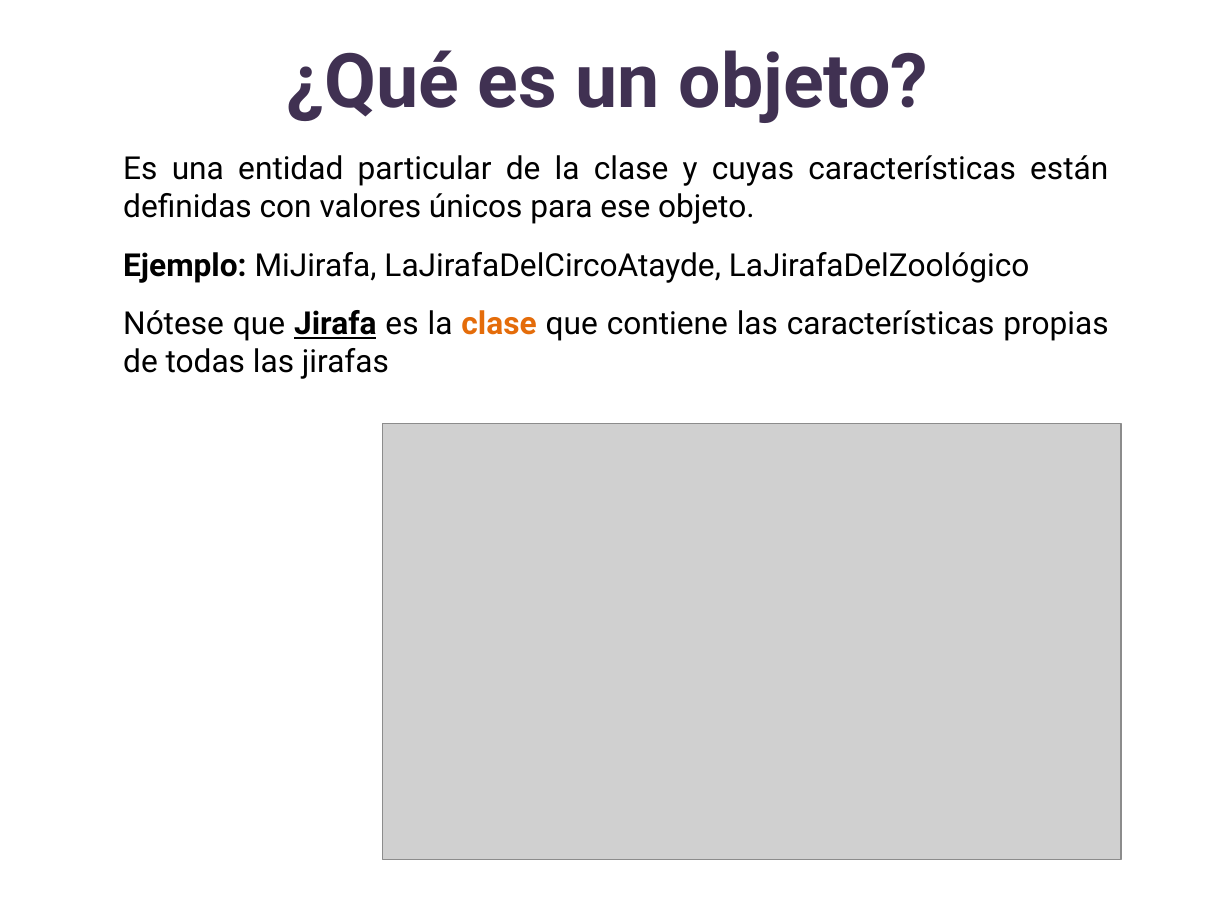
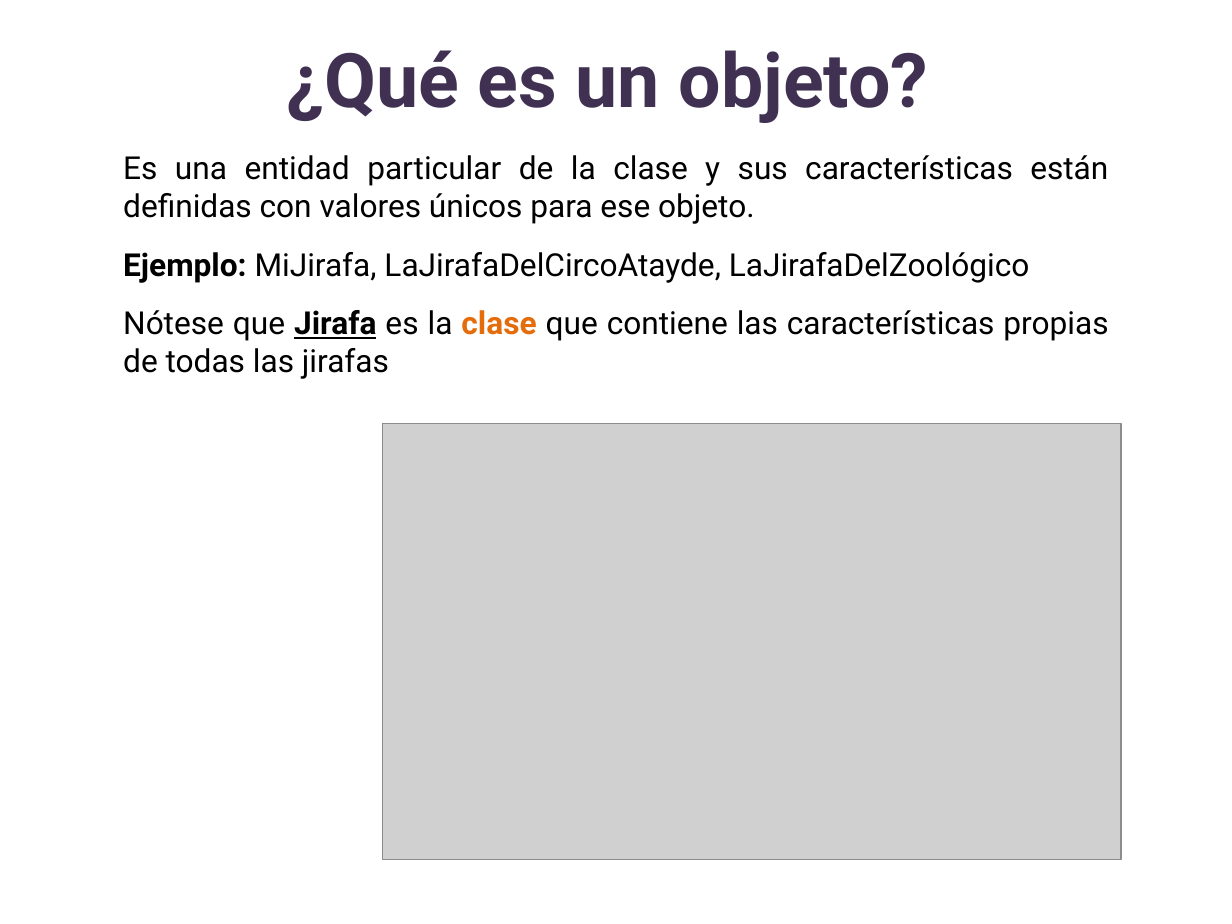
Before and after one commit to lizetheP/Analitica, a slide deck: slide 8 of Calendario2024/presentaciones/14_POO.pptx. Drawn at 1232x924 pixels with LibreOffice and Linux fonts; fonts in the diff are those of the drawing; grey boxes stand for pictures. Boxes give left, top, right and bottom in pixels: in the first picture for what was removed or moved away, otherwise in the second. Text is boxed around its words. In the diff, an @@ line names an element or a change of style, - is before the commit and + after.

```diff
--- a/Calendario2024/presentaciones/14_POO.pptx
+++ b/Calendario2024/presentaciones/14_POO.pptx
@@ text at (123,155,1108,224): text changed @@
-Es una entidad particular de la clase y cuyas características están definidas con valores únicos para ese objeto.
+Es una entidad particular de la clase y sus características están definidas con valores únicos para ese objeto.
```
Also in this commit, not shown: 1 other slide changed, 2 other files.
